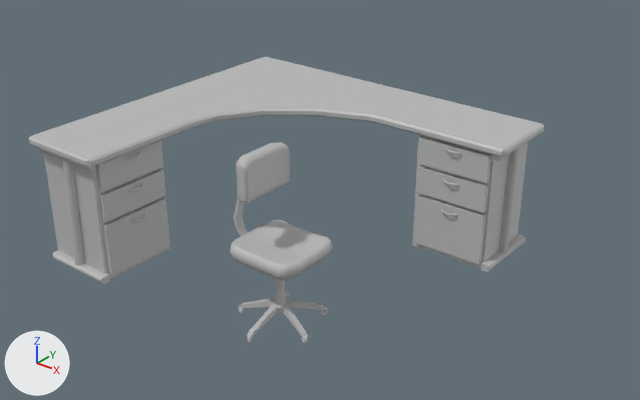
Renders of the FBX model Assets/Models/Chair and desk.fbx from each side of a commit.
One viewpoint serves both versions: a camera (50 mm lens) standing at (0.267, -0.22, 0.176) and looking at (0.083, 0.01, 0.033). The axes (+X, +Y, +Z) are drawn at lower left. The lights are the same throughout. Where no turn or scale is listed for an object, it has been applied to the vertices. Vertices at the same position are counted once.

The older version as bpy lines, for what is in view:
```python
me_mesh = bpy.data.meshes.new('Mesh')
me_mesh.from_pydata(...)  # 3983 vertices, 3988 faces; spans x -0.0187..0.0184, y -0.0163..0.0165, z -0.0328..0.0328
me_mesh.materials.append(mat_lambert1)  # grey #bcbcbc
me_mesh_001 = bpy.data.meshes.new('Mesh.001')
me_mesh_001.from_pydata(...)  # 1526 vertices, 1381 faces; spans x -0.0691..0.0691, y -0.0632..0.0632, z -0.0253..0.0253
me_mesh_001.materials.append(mat_lambert1)  # grey #bcbcbc
# before: 38 (0.0691, 0.0625, 0.0246) at pixel (544, 126), 39 (0.0683, 0.0632, 0.0253) at pixel (543, 123), 40 (0.0683, 0.0632, 0.0222) at pixel (542, 131), 41 (0.0691, 0.0625, 0.023) at pixel (543, 130), 42 (0.0691, 0.033, 0.023) at pixel (505, 155)
# before: 43 (0.0683, 0.0322, 0.0223) at pixel (502, 157), 44 (0.0683, 0.0322, 0.0252) at pixel (503, 149), 45 (0.0691, 0.033, 0.0245) at pixel (506, 151)
ob_chair = bpy.data.objects.new('Chair', me_mesh)
ob_chair.location = (0.0847, -0.0186, 0.0279)
ob_desk = bpy.data.objects.new('Desk', me_mesh_001)
ob_desk.location = (0.071, 0.0081, 0.033)
```
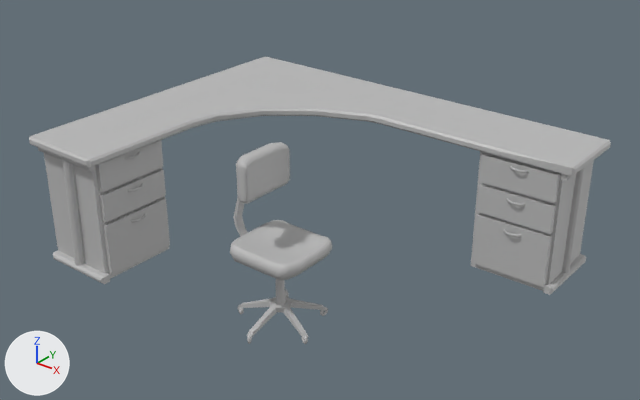
Where the newer file only moved an object's origin or applied its transform, the numbers keep the older frame.

Pixel boxes [x1, y1, x2, y2] of what changed, in the pictures (640 x 400 px; the box of a moved part takes in the faces that stretch with it):
'Desk', reshaped (13% wider): before [29, 56, 544, 284]; after [29, 56, 611, 295]
part 1 of me_mesh_001, moved or reshaped: before [443, 179, 460, 186]; after [506, 198, 525, 206]
part 2 of me_mesh_001, moved or reshaped: before [441, 209, 458, 216]; after [503, 229, 522, 237]
part 3 of me_mesh_001, moved or reshaped: before [416, 166, 489, 213]; after [477, 184, 556, 234]
part 4 of me_mesh_001, moved or reshaped: before [414, 194, 486, 264]; after [472, 213, 552, 287]
part 5 of me_mesh_001, moved or reshaped: before [445, 148, 462, 154]; after [510, 165, 529, 173]
part 6 of me_mesh_001, moved or reshaped: before [418, 136, 491, 183]; after [479, 153, 560, 203]
part 7 of me_mesh_001, moved or reshaped: before [413, 134, 528, 268]; after [471, 151, 594, 291]
part 8 of me_mesh_001, moved or reshaped: before [481, 234, 525, 272]; after [543, 254, 586, 295]
part 9 of me_mesh_001, moved or reshaped: before [499, 146, 520, 252]; after [562, 167, 585, 273]
part 10 of me_mesh_001, moved or reshaped: before [492, 136, 536, 162]; after [561, 156, 599, 181]
part 11 of me_mesh_001, moved or reshaped: before [30, 56, 544, 160]; after [30, 56, 611, 176]

The change, as a diff of the scene's bpy script:
```diff
--- a/Assets/Models/Chair and desk.fbx.py
+++ b/Assets/Models/Chair and desk.fbx.py
@@ me_mesh_001 @@
 me_mesh_001.from_pydata(...)  # 1526 vertices, 1381 faces; spans x -0.0691..0.0691, y -0.0632..0.0632, z -0.0253..0.0253
 # used by ob_desk; location = (0.071, 0.0081, 0.033)
 # verts and faces of me_mesh_001; kept vertices keep their numbers, new ones are numbered from 1526
+# me_mesh_001 part 1: the loose piece of 220 vertices spanning x 0.0451..0.0526, y 0.0308..0.0334, z 0.0065..0.0074 is moved by (0.026, 0.0, 0.0)
+# me_mesh_001 part 2: the loose piece of 220 vertices spanning x 0.0451..0.0526, y 0.0308..0.0334, z -0.0058..-0.0048 is moved by (0.026, 0.0, 0.0)
+# me_mesh_001 part 3: the loose piece of 8 vertices spanning x 0.0341..0.0628, y 0.0323..0.0374, z -0.0012..0.0092 is moved by (0.026, 0.0, 0.0)
+# me_mesh_001 part 4: the loose piece of 8 vertices spanning x 0.0341..0.0628, y 0.0323..0.0374, z -0.0227..-0.0026 is moved by (0.026, 0.0, 0.0)
+# me_mesh_001 part 5: the loose piece of 220 vertices spanning x 0.0451..0.0526, y 0.0308..0.0334, z 0.019..0.02 is moved by (0.026, 0.0, 0.0)
+# me_mesh_001 part 6: the loose piece of 8 vertices spanning x 0.0341..0.0628, y 0.0323..0.0374, z 0.0107..0.0211 is moved by (0.026, 0.0, 0.0)
+# me_mesh_001 part 7: the loose piece of 8 vertices spanning x 0.0322..0.0638, y 0.0341..0.0626, z -0.0253..0.0232 is moved by (0.026, 0.0, 0.0)
+# me_mesh_001 part 8: the loose piece of 16 vertices spanning x 0.0636..0.0671, y 0.0332..0.0629, z -0.0249..-0.0221 is moved by (0.0251, 0.0, 0.0)
+# me_mesh_001 part 9: the loose piece of 16 vertices spanning x 0.064..0.0666, y 0.0459..0.0502, z -0.0246..0.0246 is moved by (0.0251, 0.0, 0.0)
+# me_mesh_001 part 10: the loose piece of 16 vertices spanning x 0.064..0.0666, y 0.0331..0.0628, z 0.0196..0.0228 is moved by (0.0259, 0.0, 0.0)
+# me_mesh_001 part 11
+for i in [*range(38, 46)]: verts[i] += (0.0254, 0.0, 0.0)
 me_mesh_001.materials.append(mat_lambert1)
```
